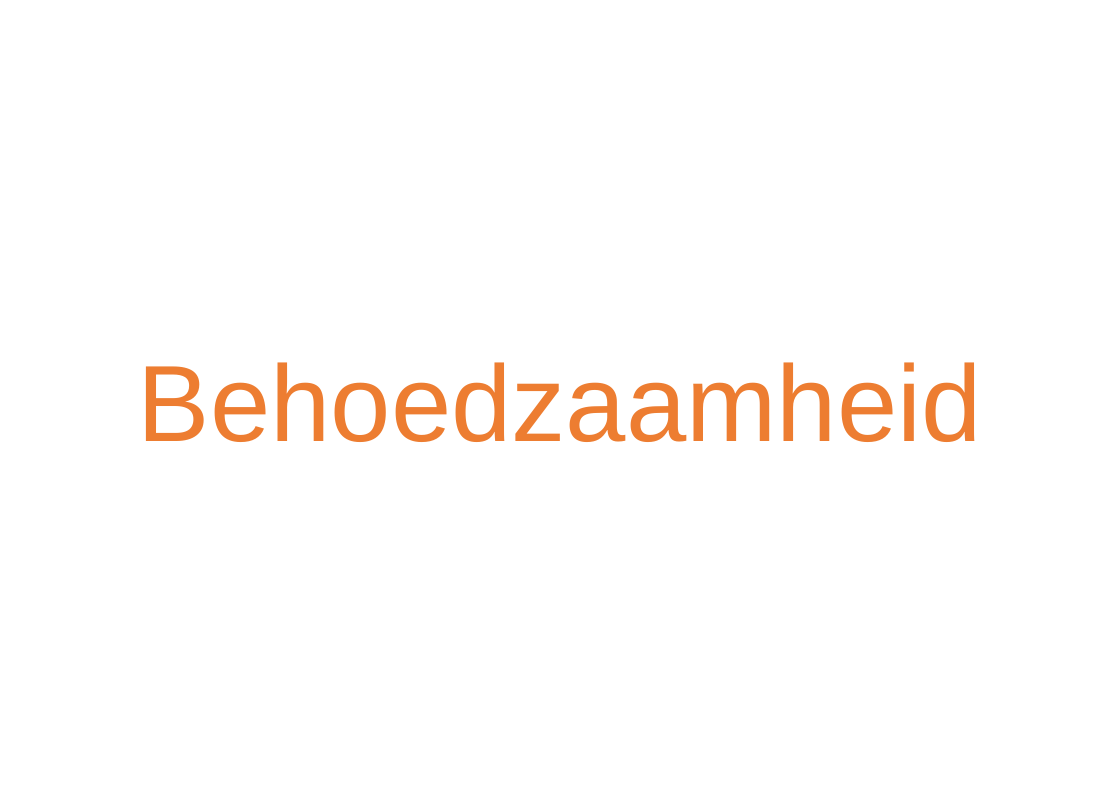
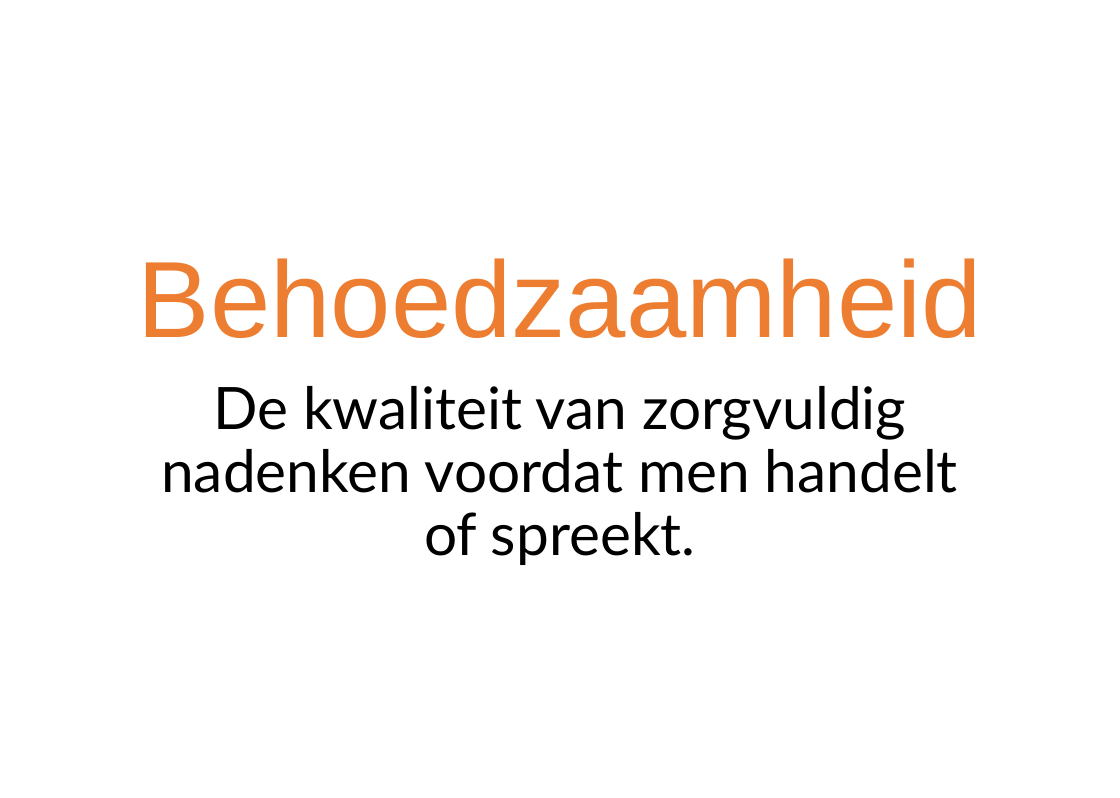
Before and after one commit to ScrumFacilitators/Schwartz-Universal-Values, a slide deck: slide 71 of Schwartz Basis Menselijke Waarden.pptx. Drawn at 1120x798 pixels with LibreOffice and Linux fonts; fonts in the diff are those of the drawing; background and template pictures are left out. Boxes give left, top, right and bottom in pixels: in the first picture for what was removed or moved away, otherwise in the second. Text is boxed around its words. In the diff, an @@ line names an element or a change of style, - is before the commit and + after.

```diff
--- a/Schwartz Basis Menselijke Waarden.pptx
+++ b/Schwartz Basis Menselijke Waarden.pptx
@@ text at <box>161,386,958,565</box>: paragraph added @@
+De kwaliteit van zorgvuldig nadenken voordat men handelt of spreekt.
```
Also in this commit, not shown: 22 other slides changed, 1 other file.
